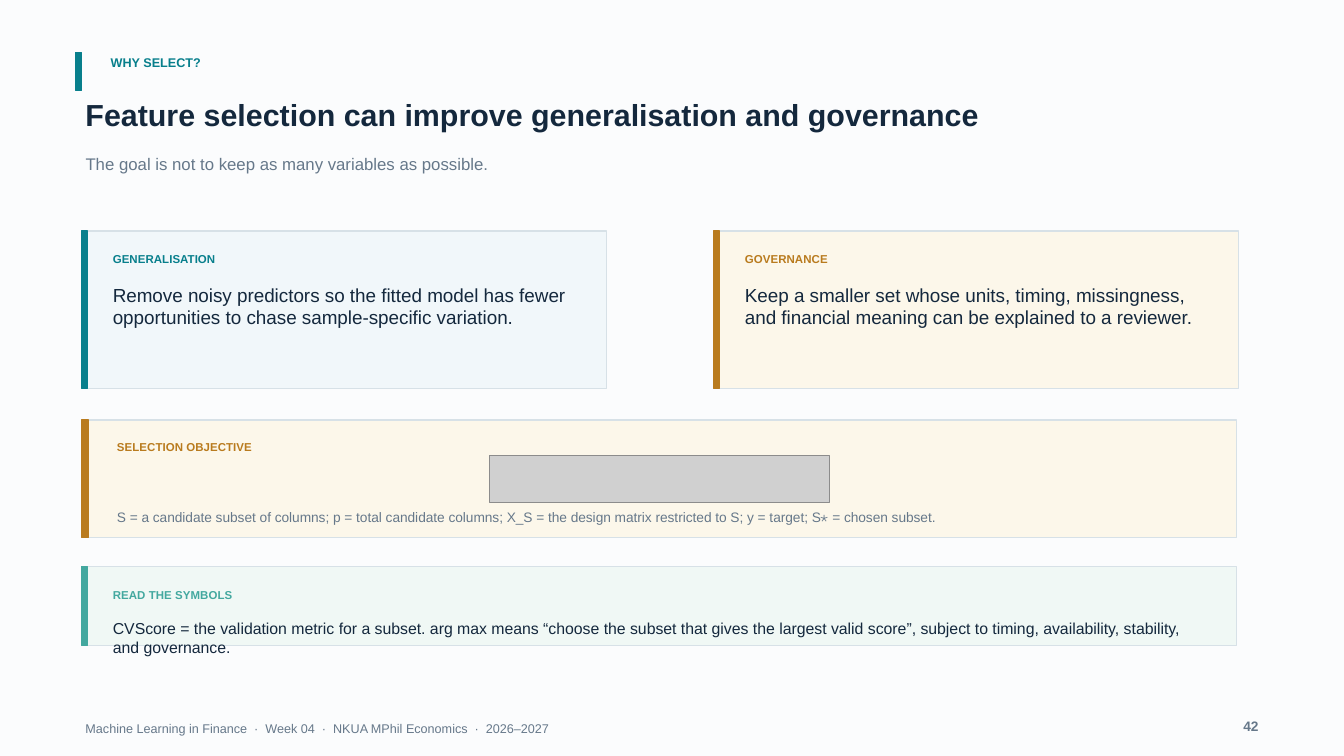
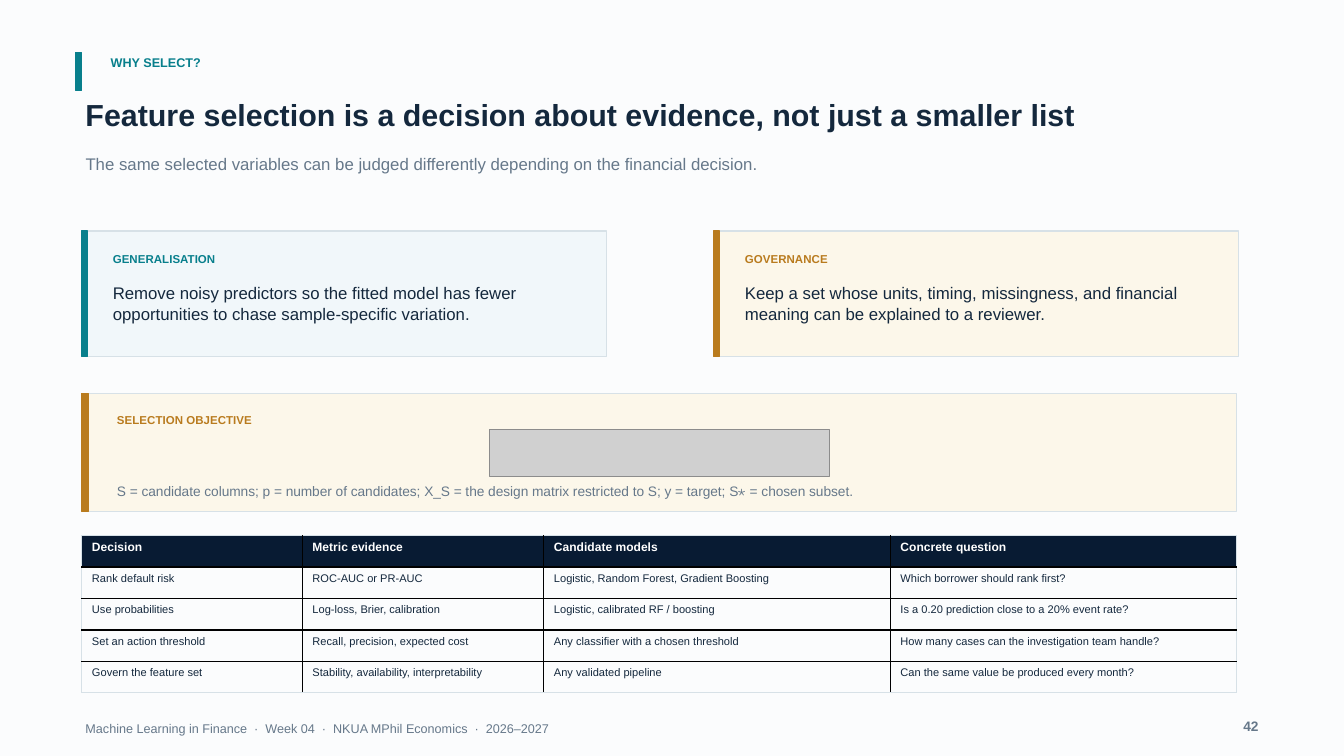
Before and after one commit to fkottas/Teaching-Courses, a slide deck: slide 42 of Machine Learning in Finance/2026-2027/lectures/week-04/slides/Lecture_04_Feature_Engineering_for_Financial_Data_2026-2027.pptx. Drawn at 1344x756 pixels with LibreOffice and Linux fonts; fonts in the diff are those of the drawing; grey boxes stand for pictures. Boxes give left, top, right and bottom in pixels: in the first picture for what was removed or moved away, otherwise in the second. Text is boxed around its words. In the diff, an @@ line names an element or a change of style, - is before the commit and + after.

Commit message:
Revise Week 4 selection, CV, and target monitoring slides

```diff
--- a/Machine Learning in Finance/2026-2027/lectures/week-04/slides/Lecture_04_Feature_Engineering_for_Financial_Data_2026-2027.pptx
+++ b/Machine Learning in Finance/2026-2027/lectures/week-04/slides/Lecture_04_Feature_Engineering_for_Financial_Data_2026-2027.pptx
@@ text at <box>85,104,1075,132</box>: text changed @@
-Feature selection can improve generalisation and governance
+Feature selection is a decision about evidence, not just a smaller list
@@ text at <box>86,158,757,174</box>: text changed @@
-The goal is not to keep as many variables as possible.
+The same selected variables can be judged differently depending on the financial decision.
@@ rectangle: place and size @@
-rectangle at <box>82,231,607,388</box>
+rectangle at <box>82,231,607,357</box>
@@ rectangle: place and size @@
-rectangle at <box>82,231,87,388</box>
+rectangle at <box>82,231,87,357</box>
@@ rectangle: place and size @@
-rectangle at <box>714,231,1239,388</box>
+rectangle at <box>714,231,1239,357</box>
@@ rectangle: place and size @@
-rectangle at <box>714,231,719,388</box>
+rectangle at <box>714,231,719,357</box>
@@ text "Remove noisy predictors so the ..." at <box>113,287,516,324</box>: size 13.5 to 12 pt @@
@@ text at <box>745,287,1177,324</box>: text changed; size 13.5 to 12 pt @@
-Keep a smaller set whose units, timing, missingness, and financial meaning can be explained to a reviewer.
+Keep a set whose units, timing, missingness, and financial meaning can be explained to a reviewer.
@@ 2 rectangles, 1 picture, 1 text: place and size @@
-2 rectangles, 1 picture, 1 text at <box>82,420,1237,538</box>
+2 rectangles, 1 picture, 1 text at <box>82,394,1237,512</box>
@@ text at <box>117,486,853,499</box>: text changed @@
-S = a candidate subset of columns; p = total candidate columns; X_S = the design matrix restricted to S; y = target; S⋆ = chosen subset.
+S = candidate columns; p = number of candidates; X_S = the design matrix restricted to S; y = target; S⋆ = chosen subset.
@@ table added at <box>82,535,1238,693</box>, 5 rows, 4 columns @@
+Decision | Metric evidence | Candidate models | Concrete question
+Rank default risk | ROC-AUC or PR-AUC | Logistic, Random Forest, Gradient Boosting | Which borrower should rank first?
+Use probabilities | Log-loss, Brier, calibration | Logistic, calibrated RF / boosting | Is a 0.20 prediction close to a 20% event rate?
+Set an action threshold | Recall, precision, expected cost | Any classifier with a chosen threshold | How many cases can the investigation team handle?
+Govern the feature set | Stability, availability, interpretability | Any validated pipeline | Can the same value be produced every month?
@@ rectangle removed at <box>82,567,1237,645</box> @@
@@ rectangle removed at <box>82,567,87,645</box> @@
@@ text removed at <box>113,591,232,599</box> @@
-READ THE SYMBOLS
@@ text removed at <box>113,622,1180,638</box> @@
-CVScore = the validation metric for a subset. arg max means “choose the subset that gives the largest valid score”, subject to timing, availability, stability, and governance.
```
Also in this commit, not shown: 4 other slides changed, 2 slides added, 2 slides removed, 2 other files.
